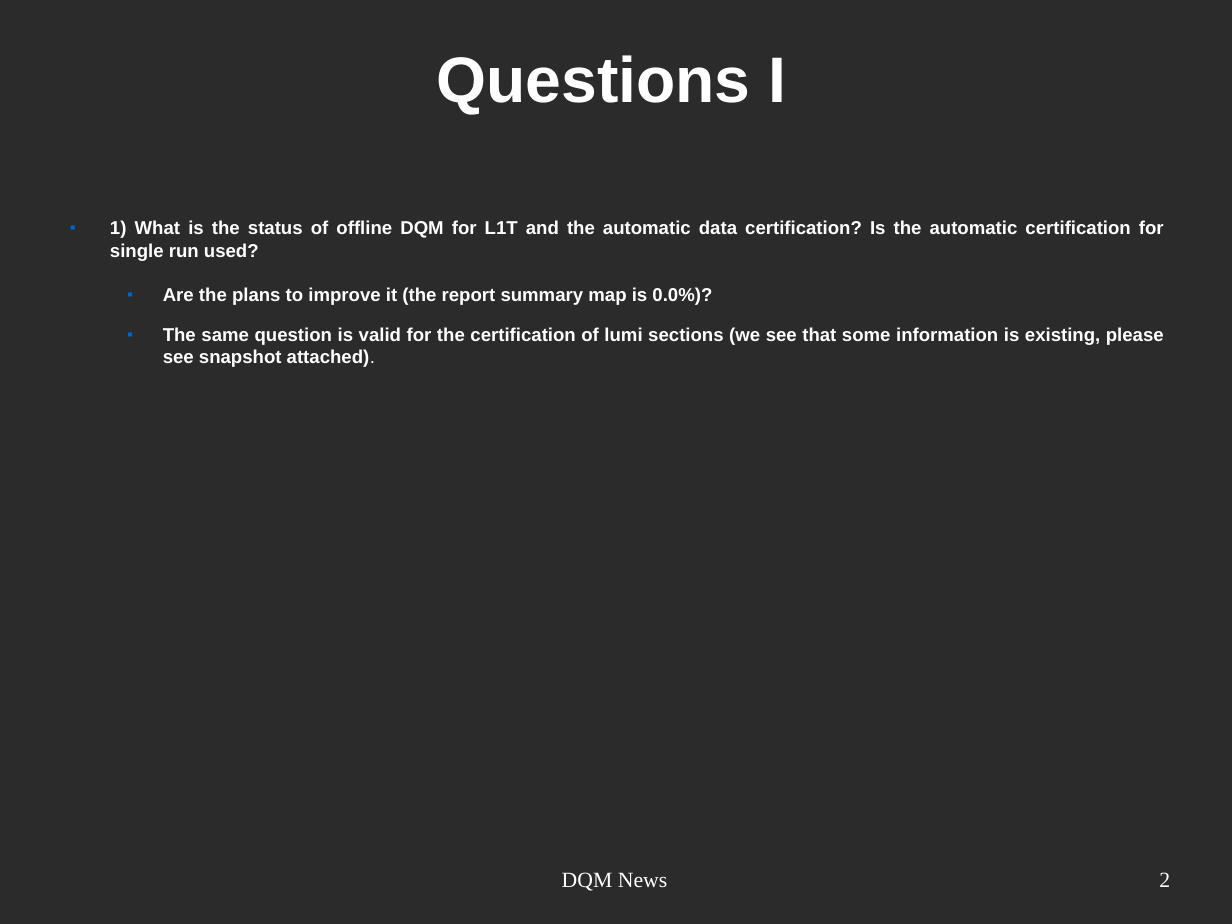
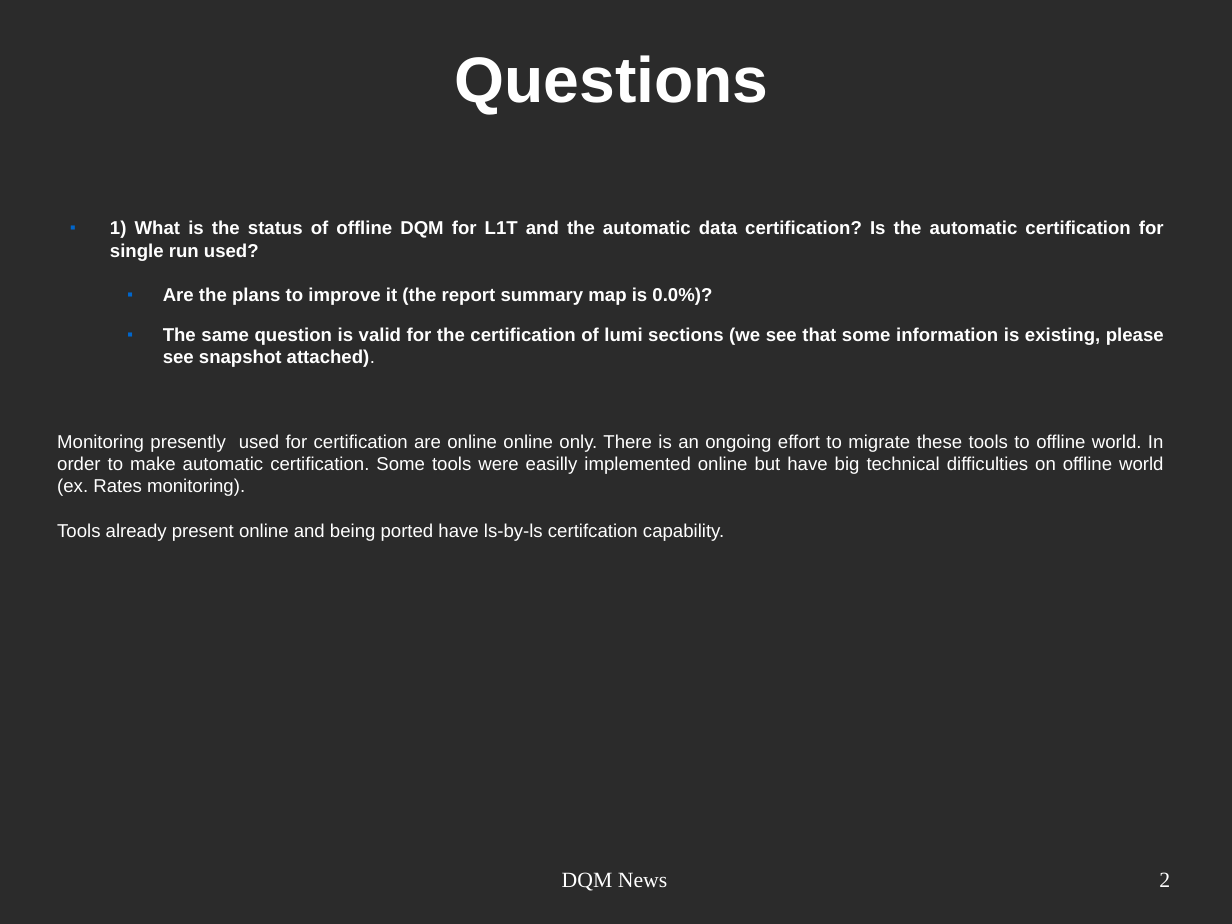
Before and after one commit to joaopela/WorkPresentations, a slide deck: slide 2 of cms/DQM_Meeting/2013-10-01/2013-10-01_DQMMeeting_JPela.odp. Drawn at 1232x924 pixels with LibreOffice and Linux fonts; fonts in the diff are those of the drawing; background and template pictures are left out; a plain dark background stands for a picture behind light text. Boxes give left, top, right and bottom in pixels: in the first picture for what was removed or moved away, otherwise in the second. Text is boxed around its words. In the diff, an @@ line names an element or a change of style, - is before the commit and + after.

```diff
--- a/cms/DQM_Meeting/2013-10-01/2013-10-01_DQMMeeting_JPela.odp
+++ b/cms/DQM_Meeting/2013-10-01/2013-10-01_DQMMeeting_JPela.odp
@@ title at box(454, 55, 768, 115): text changed @@
-Questions I
+Questions
@@ text at box(57, 434, 1164, 541): paragraphs added @@
+Monitoring presently used for certification are online online only. There is an ongoing effort to migrate these tools to offline world. In order to make automatic certification. Some tools were easilly implemented online but have big technical difficulties on offline world (ex. Rates monitoring).
+Tools already present online and being ported have ls-by-ls certifcation capability.
```
Also in this commit, not shown: 3 other slides changed.
